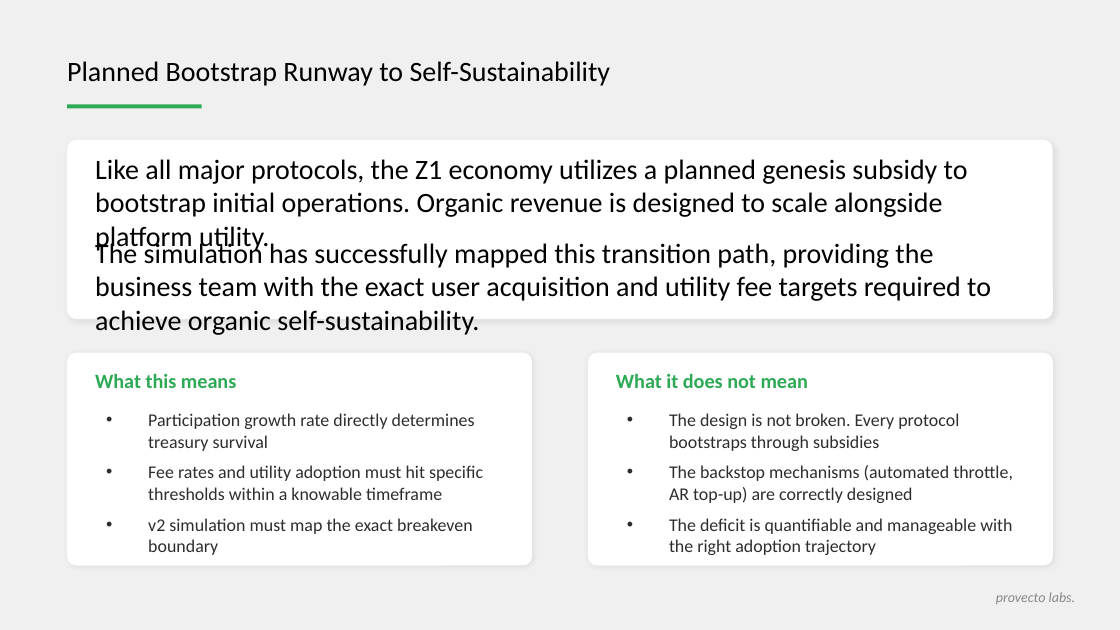
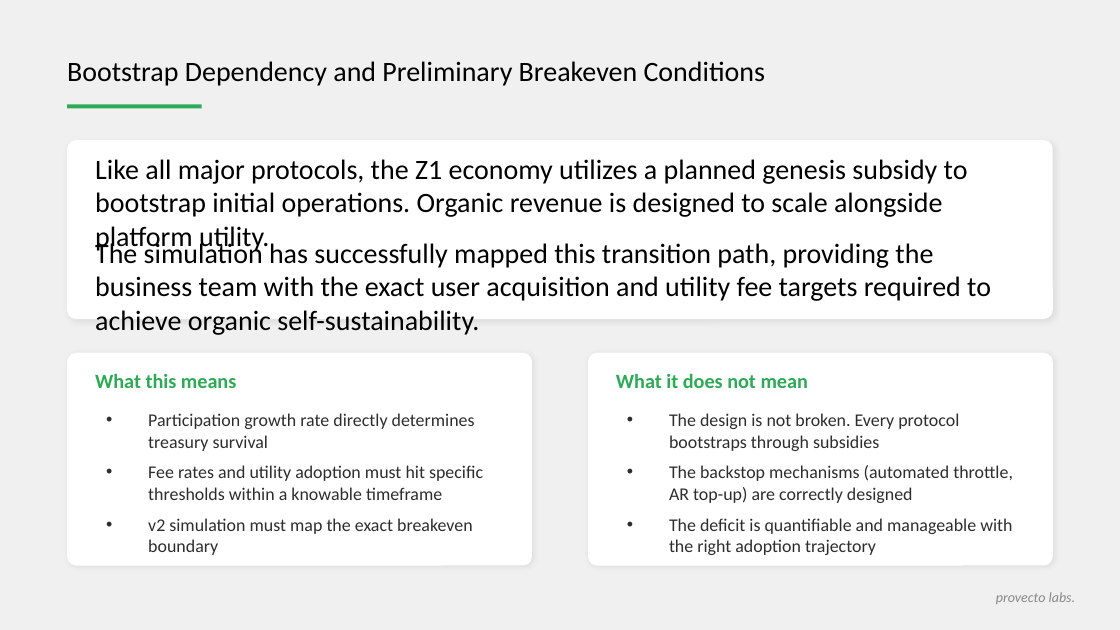
Before and after one commit to stelios12312312/TokenLab, a slide deck: slide 3 of docs_final/2026-06-23/z1_simulation_findings.pptx. Drawn at 1120x630 pixels with LibreOffice and Linux fonts; fonts in the diff are those of the drawing. Boxes give left, top, right and bottom in pixels: in the first picture for what was removed or moved away, otherwise in the second. Text is boxed around its words. In the diff, an @@ line names an element or a change of style, - is before the commit and + after.

```diff
--- a/docs_final/2026-06-23/z1_simulation_findings.pptx
+++ b/docs_final/2026-06-23/z1_simulation_findings.pptx
@@ text at [67,61,765,86]: text changed @@
-Planned Bootstrap Runway to Self-Sustainability
+Bootstrap Dependency and Preliminary Breakeven Conditions
```
Also in this commit, not shown: 10 other slides changed, 1 other file.
